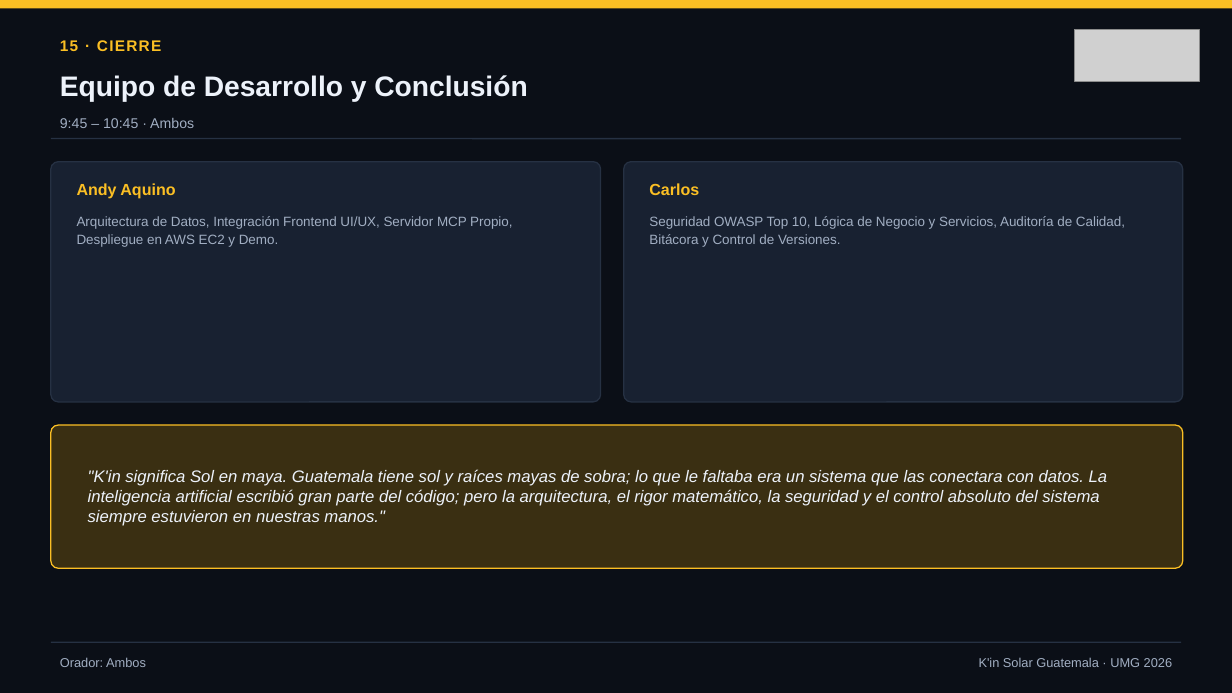
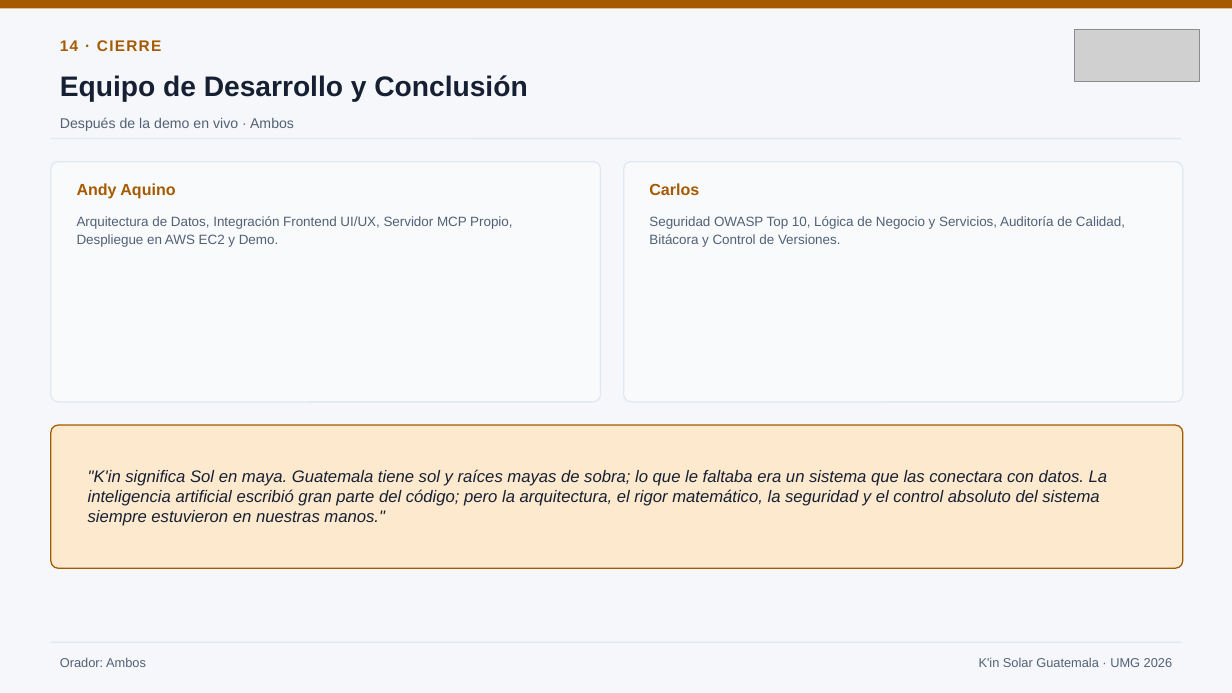
Before and after one commit to Andy13K/Dia_del_programador_IA, a slide deck: slide 14 of docs/export/Presentacion-Kin-Solar-Guatemala.pptx (slide 15 before the commit). Drawn at 1232x693 pixels with LibreOffice and Linux fonts; fonts in the diff are those of the drawing; grey boxes stand for pictures. Boxes give left, top, right and bottom in pixels: in the first picture for what was removed or moved away, otherwise in the second. Text is boxed around its words. In the diff, an @@ line names an element or a change of style, - is before the commit and + after.

```diff
--- a/docs/export/Presentacion-Kin-Solar-Guatemala.pptx
+++ b/docs/export/Presentacion-Kin-Solar-Guatemala.pptx
@@ background #0B0F17 to #F5F7FA @@
@@ rectangle at (x1=0, y1=0, x2=1232, y2=8): fill #FBBF24 to #A65A00 @@
@@ text "Equipo de Desarrollo y Conclusión" at (x1=60, y1=75, x2=527, y2=102): text colour #EDF2FA to #172033 @@
@@ text at (x1=60, y1=40, x2=161, y2=51): text changed; text colour #FBBF24 to #A65A00 @@
-15 · CIERRE
+14 · CIERRE
@@ text at (x1=60, y1=117, x2=294, y2=131): text changed; text colour #A1AEC2 to #526175 @@
-9:45 – 10:45 · Ambos
+Después de la demo en vivo · Ambos
@@ line (51, 139) - (1181, 139): stroke #263143 1 pt to #E2E8F0 1 pt @@
@@ rounded rectangle at (x1=51, y1=162, x2=601, y2=402): fill #182131 to #F8FAFC; outline #263143 1 pt to #E2E8F0 1 pt @@
@@ text "Andy Aquino" at (x1=77, y1=183, x2=175, y2=199): text colour #FBBF24 to #A65A00 @@
@@ rounded rectangle at (x1=624, y1=162, x2=1183, y2=402): fill #182131 to #F8FAFC; outline #263143 1 pt to #E2E8F0 1 pt @@
@@ text "Carlos" at (x1=649, y1=183, x2=699, y2=195): text colour #FBBF24 to #A65A00 @@
@@ text colour #A1AEC2 to #526175 in 4 elements at (x1=60, y1=657, x2=146, y2=667), (x1=979, y1=657, x2=1173, y2=667), (x1=77, y1=216, x2=512, y2=247), (x1=649, y1=216, x2=1125, y2=247) @@
@@ rounded rectangle at (x1=51, y1=425, x2=1183, y2=568): fill #3A2F12 to #FCE9CE; outline #FBBF24 1 pt to #A65A00 1 pt @@
@@ text ""K'in significa Sol en maya. ..." at (x1=88, y1=469, x2=1108, y2=526): text colour #EDF2FA to #172033 @@
@@ line (51, 642) - (1181, 642): stroke #263143 1 pt to #E2E8F0 1 pt @@
```
Also in this commit, not shown: 12 other slides changed, 2 slides added, 3 slides removed, 12 other files.
